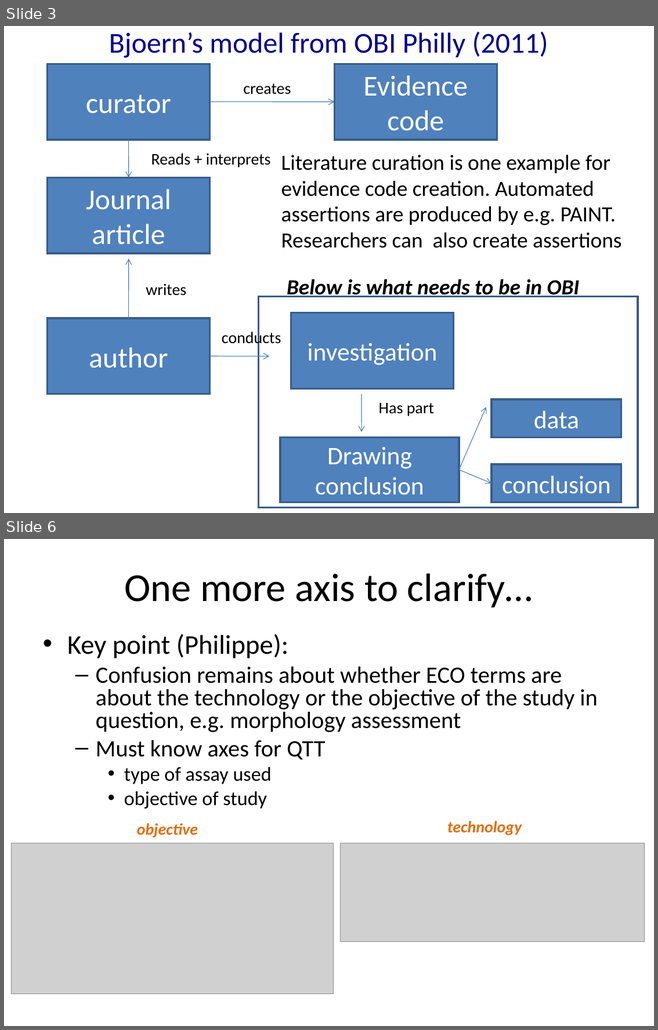
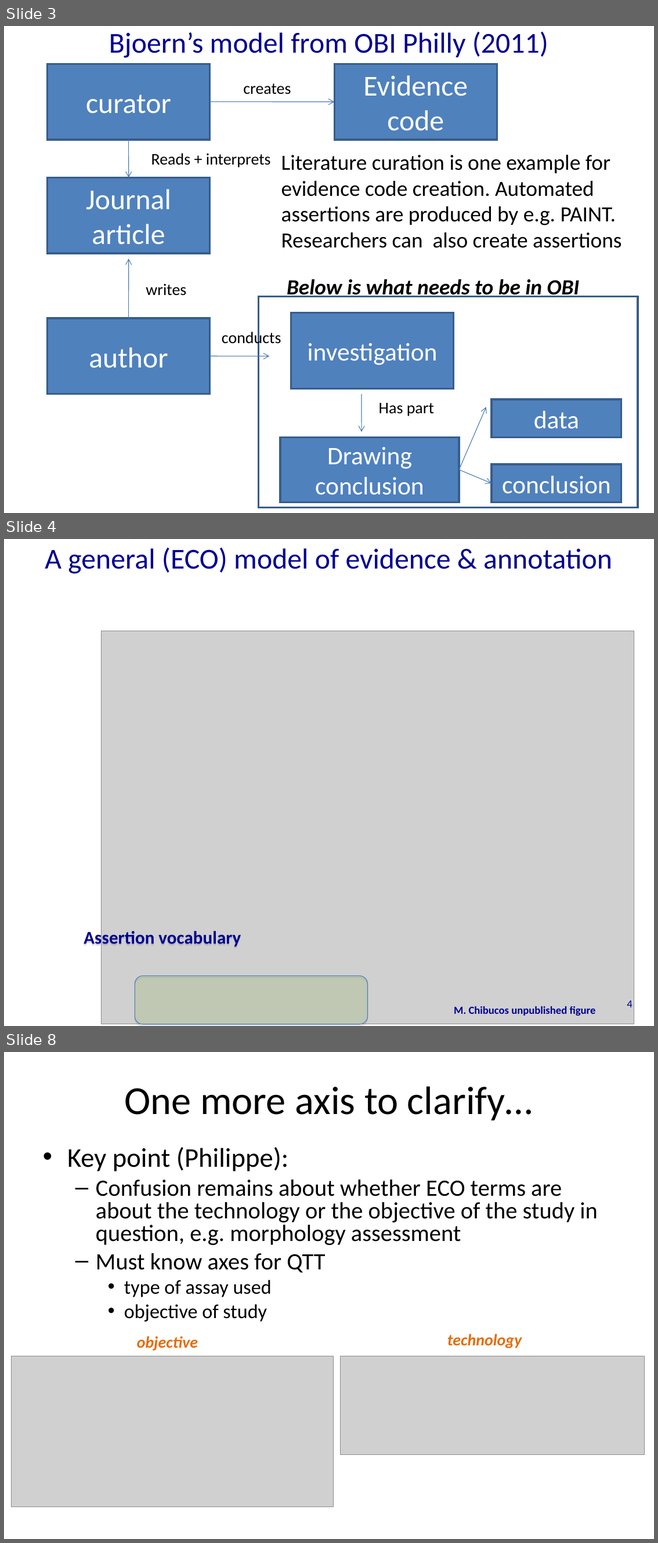
Before and after one commit to obi-ontology/obi-legacy-svn, a slide deck: trunk/docs/presentations/OBI workshop May 2012 Ann Arbor/ECO-OBI/OBI ECO.ppt. Shown one above the other, each under a label of ours: slides 3 and 6 before the commit, slides 3, 4 and 8 after it; the slides between them are not shown. The pictures are 658x1030 and 658x1543 pixels, drawn with LibreOffice and Linux fonts; fonts in the diff are those of the drawing; grey boxes stand for pictures. Boxes give left, top, right and bottom in pixels: in the first picture for what was removed or moved away, otherwise in the second. Text is boxed around its words. In the diff, an @@ line names an element or a change of style, - is before the commit and + after.

```diff
--- a/trunk/docs/presentations/OBI workshop May 2012 Ann Arbor/ECO-OBI/OBI ECO.ppt
+++ b/trunk/docs/presentations/OBI workshop May 2012 Ann Arbor/ECO-OBI/OBI ECO.ppt
@@ slide 4 added at [4,539,654,1026], background #FFFFFF @@
@@ title added at [45,547,612,574], 32 pt, text #000090 @@
+A general (ECO) model of evidence & annotation
@@ picture added at [101,631,633,1024] @@
@@ text added at [83,930,241,950], 20 pt, text #000090, bold @@
+Assertion vocabulary
@@ rounded rectangle added at [134,976,367,1025], fill #9BBB59 at 20% opacity, outline #4A7EBB 0.74 pt @@
@@ text added at [453,1006,596,1016], 12 pt, text #000090, bold @@
+M. Chibucos unpublished figure
@@ page number added at [626,1001,632,1008], 12 pt, text #000090 @@
+4
@@ what was slide 6 is now slide 8 @@
```
Also in this commit, not shown: 4 slides changed, 1 other slide added.
